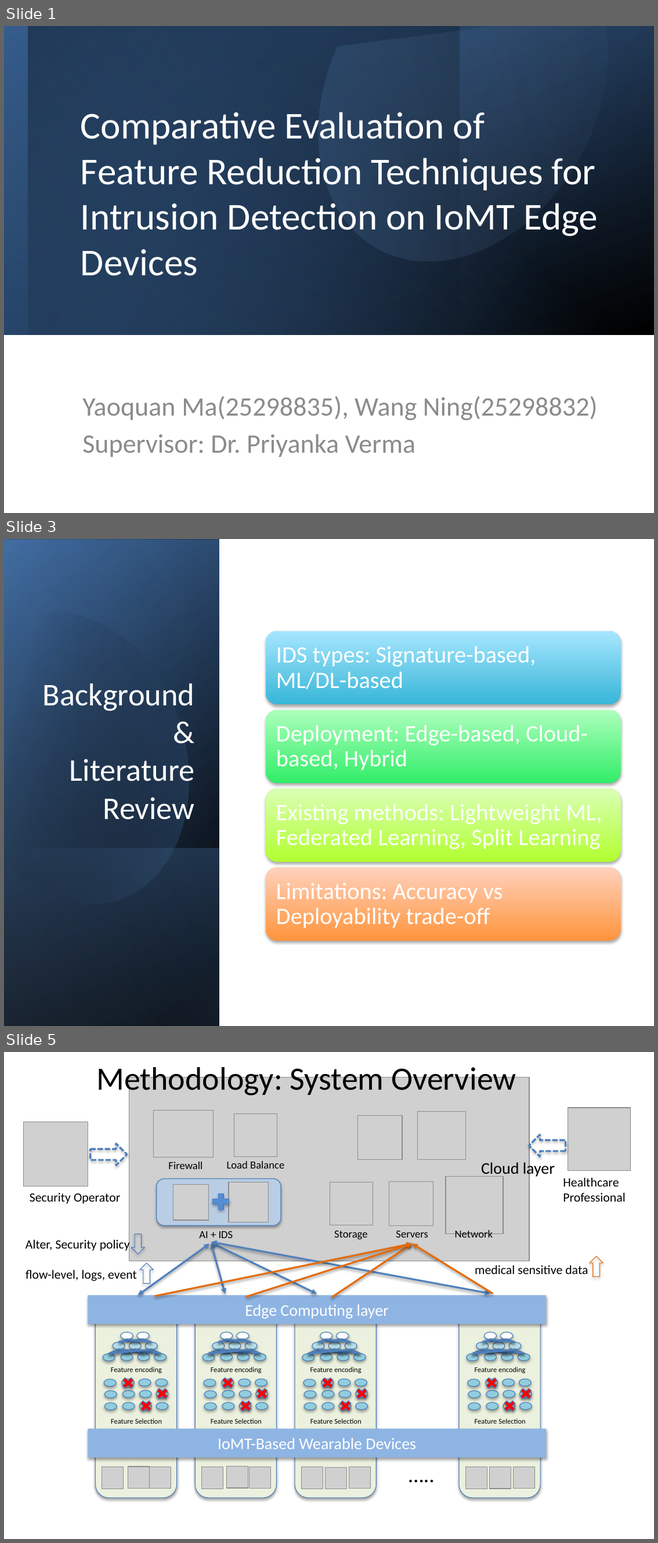
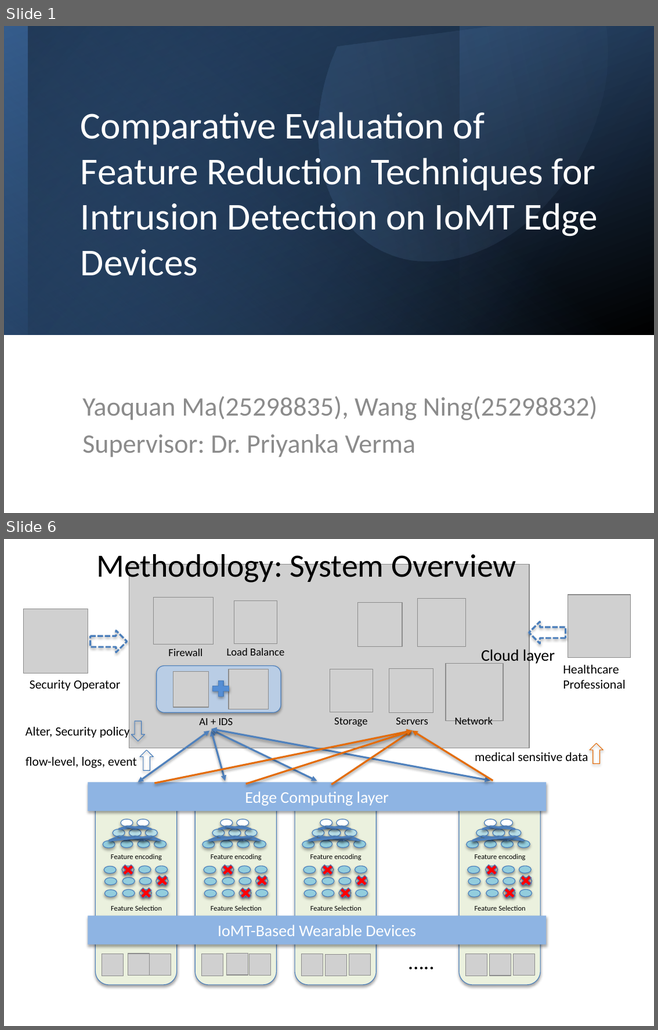
Before and after one commit to YMa10-ACS/Edge-IDS-Framework, a slide deck: Presentation/IoMT_IDS_Presentation.pptx. Shown one above the other, each under a label of ours: slides 1, 3 and 5 before the commit, slides 1 and 6 after it; the slides between them are not shown. The pictures are 658x1543 and 658x1030 pixels, drawn with LibreOffice and Linux fonts; fonts in the diff are those of the drawing; grey boxes stand for pictures. Boxes give left, top, right and bottom in pixels: in the first picture for what was removed or moved away, otherwise in the second. Text is boxed around its words. In the diff, an @@ line names an element or a change of style, - is before the commit and + after.

```diff
--- a/Presentation/IoMT_IDS_Presentation.pptx
+++ b/Presentation/IoMT_IDS_Presentation.pptx
@@ slide 3 removed at [4, 539, 654, 1026], background #FFFFFF @@
@@ rectangle removed at [5, 539, 219, 1026] @@
@@ rectangle removed at [5, 540, 219, 1026] @@
@@ rectangle removed at [5, 539, 219, 1026] @@
@@ freeform shape removed at [4, 585, 222, 928] @@
@@ title removed at [43, 683, 195, 820] @@
-Background & Literature Review
@@ rectangle removed at [5, 849, 219, 1026] @@
@@ group removed at [265, 631, 621, 941]: 4 rounded rectangles, 4 texts @@
-IDS types: Signature-based, ML/DL-based
-Deployment: Edge-based, Cloud-based, Hybrid
-Existing methods: Lightweight ML, Federated Learning, Split Learning
-Limitations: Accuracy vs Deployability trade-off
@@ what was slide 5 is now slide 6 @@
```
Also in this commit, not shown: 5 slides changed, 6 slides added, 4 other slides removed, 1 other file.
